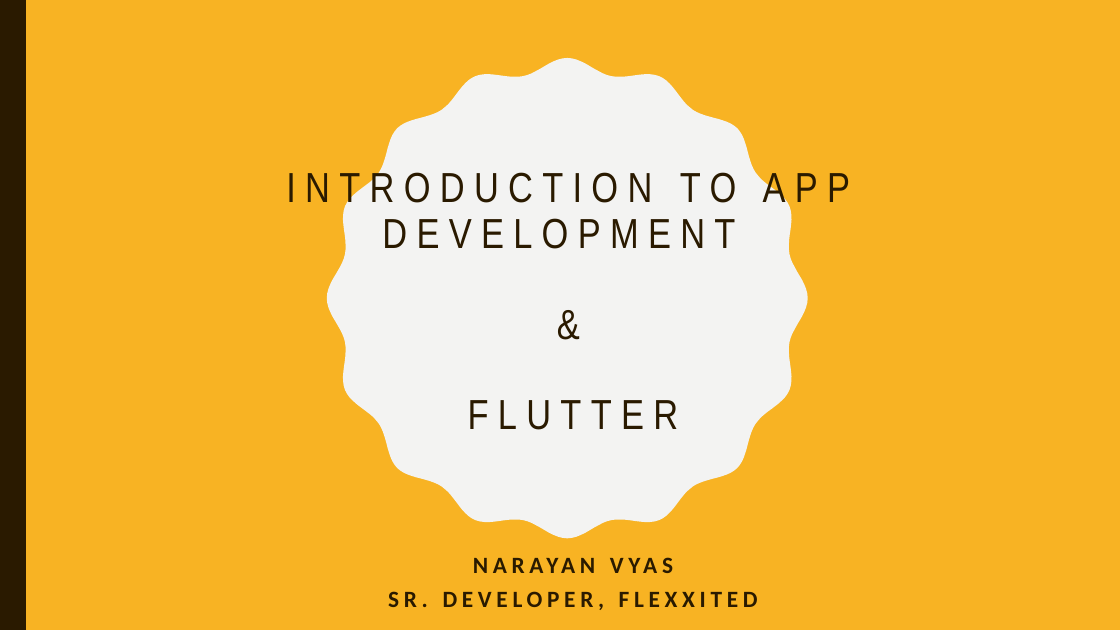
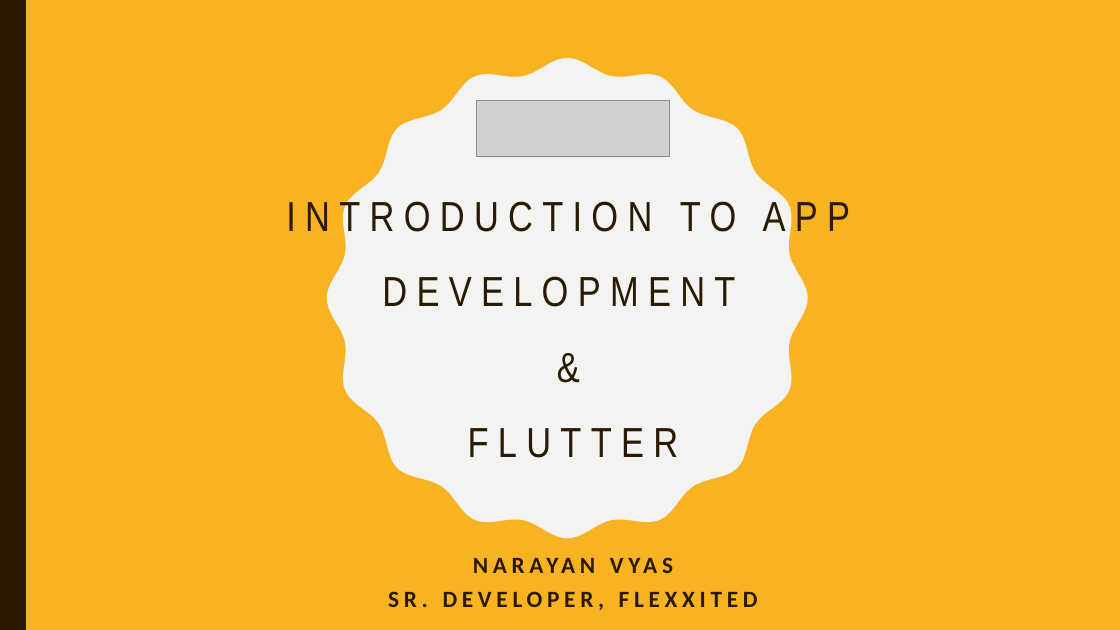
Before and after one commit to narayanvyas/flutter_workshop, a slide deck: slide 1 of Flutter Workshop.pptx. Drawn at 1120x630 pixels with LibreOffice and Linux fonts; fonts in the diff are those of the drawing; grey boxes stand for pictures. Boxes give left, top, right and bottom in pixels: in the first picture for what was removed or moved away, otherwise in the second. Text is boxed around its words. In the diff, an @@ line names an element or a change of style, - is before the commit and + after.

```diff
--- a/Flutter Workshop.pptx
+++ b/Flutter Workshop.pptx
@@ title "INTRODUCTION TO APP DEVELOPMENT & ...": place and size @@
-title "INTRODUCTION TO APP DEVELOPMENT & ..." at <box>286,168,850,430</box>
+title "INTRODUCTION TO APP DEVELOPMENT & ..." at <box>286,196,850,458</box>
@@ title "INTRODUCTION TO APP DEVELOPMENT & ..." at <box>286,196,850,458</box>: line spacing 0.9 to 1.5 @@
@@ picture added at <box>476,101,670,156</box> @@
```
Also in this commit, not shown: 1 other slide changed, 1 slide added, 2 other files.
